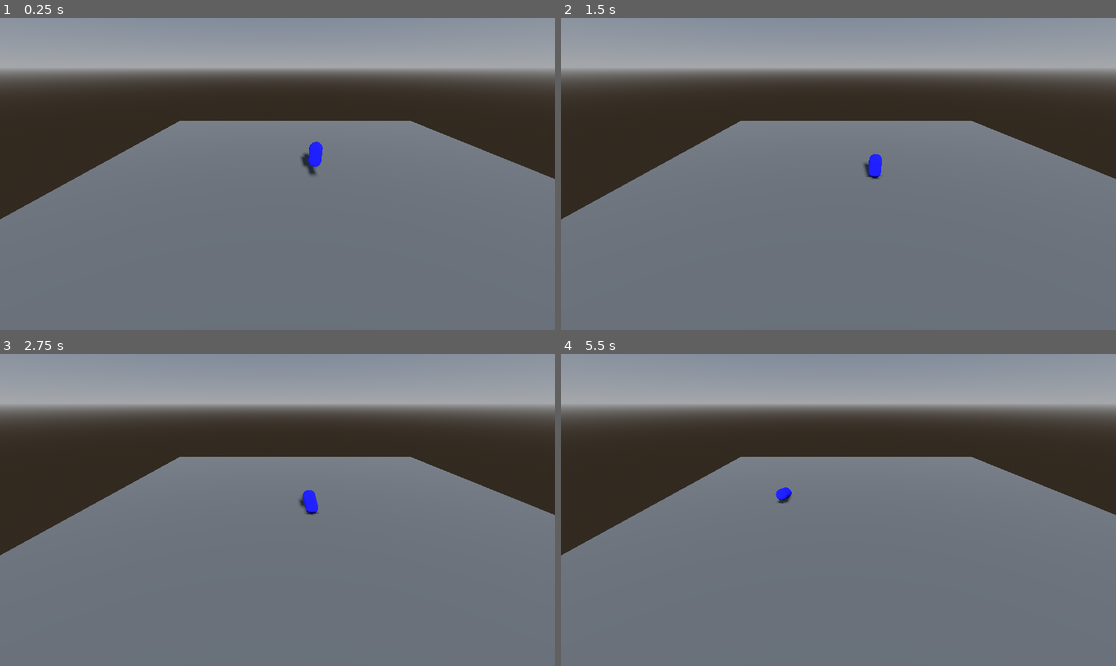
Above: before the commit, frames 1-4 (two rows, left to right).
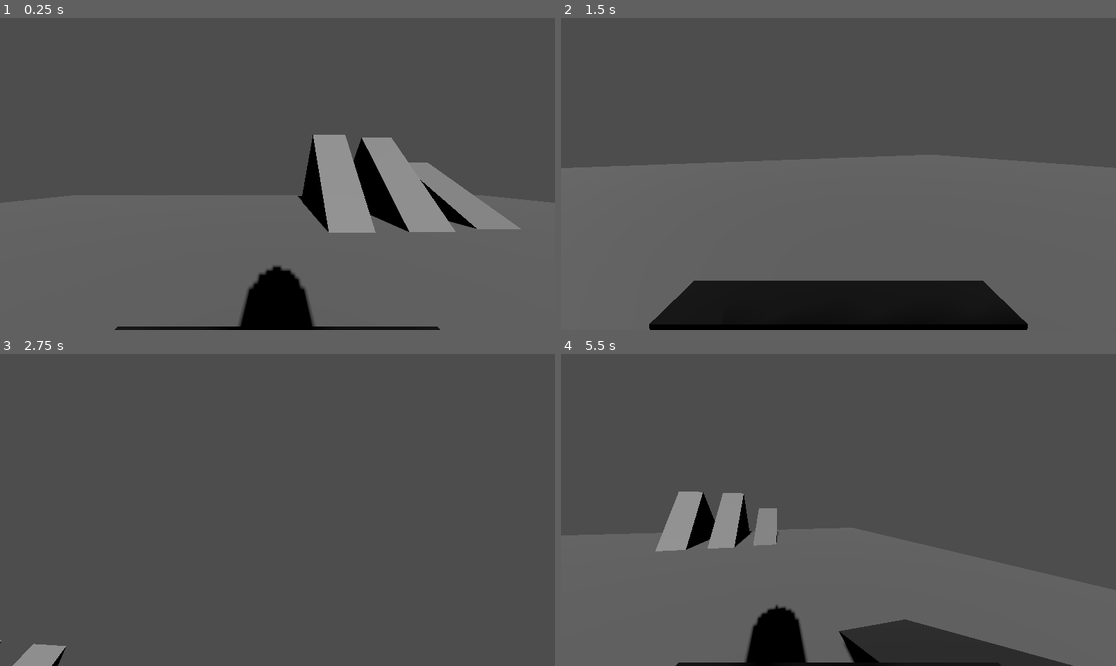
Above: after the commit, the same moments.

Repository: pmdevita/Farmhand
Game: Godot game, scene res://main.tscn
Same seed, same stepped clock (60 frames per second), same inputs: the game is played once before the commit and once after it.
Inputs (mouse positions are in pixels of both pictures, inside the frame that each line leads up to):
- Up to frame 1 (0.25 s): no input
- Up to frame 2 (1.5 s): tap Enter (ui_accept) at 0.5, 0.6 s; move the mouse to (960, 158) at 0.52 s; hold D (Right) 0.53-1.28 s; click (960, 158) at 0.67 s; tap Space (Jump, bound only after the commit) at 0.77, 1.07 s; tap Ctrl (Sneak, bound only after the commit) at 0.8, 1.35 s; move the mouse to (727, 189) at 1.27 s; hold S (Backward) from 1.28 s (still down); click (727, 189) at 1.42 s
- Up to frame 3 (2.75 s): tap Space (Jump, bound only after the commit) at 1.52, 1.82, 2.3 s; tap Shift (Sprint, bound only after the commit) at 1.55 s; move the mouse to (333, 441) at 2.02 s; release S (Backward) at 2.03 s; hold D (Right) from 2.03 s (still down); hold Shift (Sprint, bound only after the commit) from 2.03 s (still down); click (333, 441) at 2.17 s
- Up to frame 4 (5.5 s): move the mouse to (810, 572) at 2.77 s; release D (Right) at 2.78 s; release Shift (Sprint, bound only after the commit) at 2.78 s; hold W (Forward) 2.78-3.53 s; tap Space (Jump, bound only after the commit) at 2.85, 3.02, 3.32, 3.77, 4.07, 4.52, 4.82, 5.3 s; click (810, 572) at 2.92 s; tap Enter (ui_accept) at 3.05, 3.6 s; move the mouse to (1005, 556) at 3.52 s; hold A (Left) 3.53-5.03 s; click (1005, 556) at 3.67 s; tap Ctrl (Sneak, bound only after the commit) at 3.8, 4.35 s; tap Escape (ui_cancel) at 4.15 s; move the mouse to (672, 463) at 4.27 s; click (672, 463) at 4.42 s; tap Shift (Sprint, bound only after the commit) at 4.55 s; move the mouse to (866, 510) at 5.02 s; hold S (Backward) from 5.03 s (still down); hold Shift (Sprint, bound only after the commit) from 5.03 s (still down); click (866, 510) at 5.17 s

The runs differ from the first frame. In frame 1, 95% of the frame differs, in the area x 0-100%, y 0-100%; in frame 2, 94%; in frame 3, 97%; in frame 4, 96%.

Commit message:
Implement PlayerController
Base PlayerController with idle, walk, sprint, sneak, jump, and stamina recharge (shown in debug menu). All attributes customizable on the script attached to the Player parent (in PlayerScene > Player)

Diff:
--- /dev/null
+++ b/Player.gd
@@ -0,0 +1,31 @@
+extends CharacterBody3D
+
+
+const SPEED = 5.0
+const JUMP_VELOCITY = 4.5
+
+# Get the gravity from the project settings to be synced with RigidBody nodes.
+var gravity = ProjectSettings.get_setting("physics/3d/default_gravity")
+
+
+func _physics_process(delta):
+	# Add the gravity.
+	if not is_on_floor():
+		velocity.y -= gravity * delta
+
+	# Handle Jump.
+	if Input.is_action_just_pressed("ui_accept") and is_on_floor():
+		velocity.y = JUMP_VELOCITY
+
+	# Get the input direction and handle the movement/deceleration.
+	# As good practice, you should replace UI actions with custom gameplay actions.
+	var input_dir = Input.get_vector("Left", "Right", "Forward", "Backward")
+	var direction = (transform.basis * Vector3(input_dir.x, 0, input_dir.y)).normalized()
+	if direction:
+		velocity.x = direction.x * SPEED
+		velocity.z = direction.z * SPEED
+	else:
+		velocity.x = move_toward(velocity.x, 0, SPEED)
+		velocity.z = move_toward(velocity.z, 0, SPEED)
+
+	move_and_slide()
--- a/PlayerController.gd
+++ b/PlayerController.gd
@@ -1,24 +1,250 @@
-extends RigidBody3D
-
-
-# Called when the node enters the scene tree for the first time.
+extends CharacterBody3D
+# TODO: Sneak adjusts camera and player collider height
+# TODO: Stamina BAR or VISUAL/AUDIO cue? Make jump affect stamina?
+# TODO: Speed adjustments and any smoothing/bugfixes with sprint/sneak speeds
+# TODO: Adjust camera FOV/allow player to with a slider? Same w sensitivity?
+# TODO: Basic inventory system with mousewheel (pickup, equip); just shown in
+#		player's first-person POV, nothing special. Maybe bobs with camera.
+# TODO: Item use animations/abilities (attack, use, individual item scripts)
+#		- Also add physical item pickups to player? Shown in camera FOV, animated
+#		  identical to camera rotation with camera bob?
+# TODO: Player Health/Death on enemy collision/attack
+# TODO: Post Processing? Even just bare minimum?
+# OPTIONAL: Camera bob animations (if added, affects currently held item as well)
+# OPTIONAL: Footstep sounds (walk/run/sneak/land from midair? only difference is speed
+#		of sounds played)
+# OPTIONAL: Breathing sound effects (could serve as a caue to player when running out of
+#		stamina or after a jump instead/in conjunction w/ stamina bar?)
+# Anything else? Bugtesting/level playtesting. Add features as necessary
+
+# Reference to player camera object used for rotations/Mouselook
+@onready var camera:Camera3D = $PlayerCamera
+# How sensitive the first person camera is for Mouselook
+@export var mouseSensitivity = 0.5
+# How high and low the player is able to look
+@export var lookLimitUp = 1
+@export var lookLimitDown = -1
+
+# Player's sneak speed (m/s)
+@export var sneakSpeed = 7.0
+# Player's walk speed (m/s)
+@export var walkSpeed = 14.0
+# Player's sprint speed (m/s)
+@export var sprintSpeed = 28.0
+# Determines how fast the player can move between sprint/walk/sneak
+@export var changeStateSpeed = 0.01
+# Holds the current player speed.
+var currentSpeed = walkSpeed
+
+# If the player runs out of stamina, recharge to this level before sprinting again
+@export var staminaDelay = 30.0
+var ranOutOfSprint = false
+# Rate at which stamina is recovered while standing still
+@export var recoverStaminaIdle = 3.0
+# Rate at which stamina is recovered while sneaking
+@export var recoverStaminaSneaking = 2.0
+# Rate at which stamina is recovered while walking
+@export var recoverStaminaWalking = 1.5
+# Rate at which stamina is lost while sprinting
+@export var loseStaminaSprint = 4.0
+# How much stamina is lost from a jump
+# @export var loseStaminaJump = 25.0 <-- Not implemented; unnecessary?
+
+# Player's remaining stamina
+var stamina = 100.0
+# Booleans for checking sneak/sprint/walk state; can only perform one at a time,
+# sprinting midair allowed, sneaking only allowed if on ground
+var sneaking = false
+var sprinting = false
+var moving = false
+
+# Used to determine if we started the jump delay timer or not.
+var jumpTimerStarted = false
+
+# Enables/disables player sneak/sprint
+@export var canSneak = true
+@export var canSprint = true
+
+# Used to allow player to even jump at all, or when delaying jumps
+@export var canJump = true
+# Whether or not the player can mini-jump while sneaking
+@export var canSneakJump = true
+# Whether or not the player can spam-jump
+@export var canBunnyhop = false
+# How long in seconds the player must wait before jumping
+@export var jumpDelay = 1.5;
+# Reference to timer for jump-delays
+@onready var timer:Timer = $JumpTimer
+
+# How high the player jumps normally
+@export var normalJumpStrength = 20
+# How high the player jumps while sneaking
+@export var sneakJumpStrength = 10
+# Player's falling speed (m/s)
+@export var playerGravity = 75
+# Player's Y velocity (for jumping/falling)
+var playerVelocityY = 0
+
+# Runs on script initial launch
 func _ready():
-	pass # Replace with function body.
-
-
-# Called every frame. 'delta' is the elapsed time since the previous frame.
+	# Lock mouse cursor on start
+	Input.mouse_mode = Input.MOUSE_MODE_CAPTURED
+
+	# Get reference to jump delay timer
+	timer = get_node("JumpTimer")
+
+# Updates player physics movement every frame using kinematic body
+func _physics_process(delta):
+	# Player input will be stored in groundVelocity; starts at idle
+	var groundVelocity = Vector3.ZERO
+
+	# Store the player speed we will lerp to, for speed smoothing between states
+	var newSpeed
+	# Store the jump strength to use depending on sneaking or normally-moving
+	var jumpStrength
+
+	# Collect player movement input
+	groundVelocity = Input.get_vector("Left", "Right", "Forward", "Backward")
+
+	# Player has regained enough stamina and may sprint again
+	if (stamina > staminaDelay):
+		ranOutOfSprint = false
+
+	# Decide whether to begin or stop sprinting if player provides input
+	if (Input.is_action_pressed("Sprint") and canSprint and !ranOutOfSprint):
+		if (!sneaking):
+			if (stamina > 0):
+				sprinting = true
+			else:
+				ranOutOfSprint = true
+				sprinting = false
+	else:
+		sprinting = false
+
+	# Decide whether to toggle sneaking on/off if player provides input
+	if (Input.is_action_just_pressed("Sneak") and canSneak):
+		if (is_on_floor()):
+			if (sneaking):
+				sneaking = false
+				if (canJump):
+					canJump = false
+					jumpTimerStarted = true
+					timer.start(jumpDelay)
+			else:
+				sprinting = false
+				sneaking = true
+		else:
+			if (sneaking):
+				sneaking = false
+				if (canJump):
+					canJump = false
+					jumpTimerStarted = true
+					timer.start(jumpDelay)
+
+	# Adjust player speed to match the current state their character is in.
+	if (sprinting):
+		currentSpeed = lerp(currentSpeed, sprintSpeed, changeStateSpeed)
+	elif (sneaking):
+		currentSpeed = lerp(currentSpeed, sneakSpeed, changeStateSpeed)
+	else:
+		currentSpeed = lerp(currentSpeed, walkSpeed, changeStateSpeed)
+
+	# Normalize velocity in case multiple keys pressed, apply movement speed
+	groundVelocity = groundVelocity.normalized() * currentSpeed
+
+	# Update player velocity on ground based on current direction
+	velocity = groundVelocity.x * global_transform.basis.x + groundVelocity.y * global_transform.basis.z
+
+	# Decide whether to apply gravity or a jump to player
+	if is_on_floor():
+		playerVelocityY = 0
+		if Input.is_action_pressed("Jump"):
+			if (sneaking and canSneakJump):
+				jumpStrength = sneakJumpStrength
+			else:
+				jumpStrength = normalJumpStrength
+
+			# Allow the player to jump if the delay has ended.
+			if (timer.is_stopped() and jumpTimerStarted):
+				jumpTimerStarted = false
+				canJump = true
+
+			# If the player can't bunnyhop, set a timer until they can jump again
+			if (!canBunnyhop and canJump):
+				if (sneaking and !canSneakJump):
+					pass
+				else:
+					# Apply the jump force
+					playerVelocityY += jumpStrength
+					# Start the delay timer before jumping again
+					canJump = false
+					timer.start(jumpDelay)
+					jumpTimerStarted = true
+			elif (canBunnyhop and canJump):
+				if (sneaking and !canSneakJump):
+					pass
+				else:
+					# Apply the jump force
+					playerVelocityY += jumpStrength
+	else:
+		playerVelocityY -= playerGravity * delta
+
+	# Update player's Y velocity
+	velocity.y = playerVelocityY
+
+	# If the velocity is not zero, we know the player is moving.
+	if (velocity != Vector3.ZERO):
+		moving = true
+	else:
+		moving = false
+
+	# Call the function to actually move the player
+	move_and_slide()
+
+	# Lock mouse cursor if user clicks on screen
+	if Input.is_mouse_button_pressed(MOUSE_BUTTON_LEFT):
+		Input.mouse_mode = Input.MOUSE_MODE_CAPTURED
+
+	# Unlock cursor if user presses escape
+	if Input.is_action_just_pressed("ui_cancel"):
+		Input.mouse_mode = Input.MOUSE_MODE_VISIBLE
+
+# Handles camera movement/rotation input on cursor move
+func _input(event):
+	# If the mouse moved; get how much it has moved since the prev. frame
+	# x is how much it's moved left/right, y is forward/backward
+	if (event is InputEventMouseMotion):
+		# Moving the mouse left or right rotates the player AND camera on y-axis
+		rotate_y(-event.relative.x * mouseSensitivity)
+		# Moving the mouse forward or back rotates ONLY the camera up/down
+		camera.rotate_x(-event.relative.y * mouseSensitivity)
+
+		# Clamp camera's rotation when looking up/down; min and max use PI
+		camera.rotation.x = clamp(camera.rotation.x, lookLimitDown, lookLimitUp)
+
 func _process(delta):
-	pass
-
-func _physics_process(delta):
-	var velocity = Vector3()
-	if Input.is_action_pressed("Forward"):
-		velocity.z = -0.1
-	if Input.is_action_pressed("Backward"):
-		velocity.z = 0.1
-	if Input.is_action_pressed("Left"):
-		velocity.x = -0.1
-	if Input.is_action_pressed("Right"):
-		velocity.x = 0.1
-
-	add_constant_force(velocity)
+	# Lose stamina if sprinting, else recover amount based on movement state
+	# Set stamina manually to 0 or 100 if it exceeds these values
+	if (sprinting and moving):
+		if (stamina > 0):
+			stamina -= loseStaminaSprint
+		else:
+			stamina = 0
+	elif (sneaking):
+		if (stamina < 100):
+			stamina += recoverStaminaSneaking
+		else:
+			stamina = 100
+	elif (moving):
+		if (stamina < 100):
+			stamina += recoverStaminaWalking
+		else:
+			stamina = 100
+	else:
+		if (stamina < 100):
+			stamina += recoverStaminaIdle
+		else:
+			stamina = 100
+
+	# DEBUG; remove onec stamina bar/visual or audio cue implemented.
+	print("Stamina: ", stamina)
--- a/main.tscn
+++ b/main.tscn
@@ -2,63 +2,133 @@
 
 [ext_resource type="Script" path="res://PlayerController.gd" id="1_b0d84"]
 
-[sub_resource type="StandardMaterial3D" id="StandardMaterial3D_csb8k"]
-albedo_color = Color(0.380392, 0.380392, 0.380392, 1)
+[sub_resource type="CapsuleShape3D" id="CapsuleShape3D_30meu"]
 
-[sub_resource type="PlaneMesh" id="PlaneMesh_y3s8d"]
-material = SubResource("StandardMaterial3D_csb8k")
+[sub_resource type="StandardMaterial3D" id="StandardMaterial3D_itf7k"]
+albedo_color = Color(0.956863, 0.968627, 0.172549, 1)
 
-[sub_resource type="BoxShape3D" id="BoxShape3D_bahcr"]
-size = Vector3(6.13582, 1, 1)
+[sub_resource type="CapsuleMesh" id="CapsuleMesh_kfypg"]
+material = SubResource("StandardMaterial3D_itf7k")
 
-[sub_resource type="StandardMaterial3D" id="StandardMaterial3D_oq30l"]
-albedo_color = Color(0.0117647, 0, 1, 1)
+[sub_resource type="StandardMaterial3D" id="StandardMaterial3D_a072n"]
+albedo_color = Color(0, 0, 0, 1)
 
-[sub_resource type="CapsuleMesh" id="CapsuleMesh_jtg3o"]
-material = SubResource("StandardMaterial3D_oq30l")
+[sub_resource type="BoxMesh" id="BoxMesh_1adux"]
+material = SubResource("StandardMaterial3D_a072n")
+size = Vector3(0.603, 0.266, 0.421)
 
-[sub_resource type="CapsuleShape3D" id="CapsuleShape3D_rpm5q"]
+[sub_resource type="BoxShape3D" id="BoxShape3D_ih5wo"]
+size = Vector3(30, 1, 30)
 
-[sub_resource type="ProceduralSkyMaterial" id="ProceduralSkyMaterial_v87xu"]
+[sub_resource type="BoxMesh" id="BoxMesh_fv5v7"]
+size = Vector3(30, 1, 30)
 
-[sub_resource type="Sky" id="Sky_fxy1m"]
-sky_material = SubResource("ProceduralSkyMaterial_v87xu")
+[sub_resource type="BoxMesh" id="BoxMesh_0naff"]
 
-[sub_resource type="Environment" id="Environment_upkab"]
-background_mode = 2
-sky = SubResource("Sky_fxy1m")
-fog_light_color = Color(0.807843, 0.807843, 0.807843, 1)
+[sub_resource type="BoxShape3D" id="BoxShape3D_7lkg5"]
 
-[node name="Node3D" type="Node3D"]
+[node name="PlayerScene" type="Node3D"]
+transform = Transform3D(1, 0, 0, 0, 1, 0, 0, 0, 1, -0.0200903, 0, 0)
 
-[node name="StaticBody3D" type="StaticBody3D" parent="."]
-transform = Transform3D(3.82516, 0, 0, 0, 3.82516, 0, 0, 0, 3.82516, 0, 0, 0)
-
-[node name="MeshInstance3D" type="MeshInstance3D" parent="StaticBody3D"]
-mesh = SubResource("PlaneMesh_y3s8d")
-
-[node name="CollisionShape3D" type="CollisionShape3D" parent="StaticBody3D"]
-transform = Transform3D(0.344631, 0, 0, 0, 0.344631, 0, 0, 0, 2.08855, 0, -0.174062, 0)
-shape = SubResource("BoxShape3D_bahcr")
-
-[node name="RigidBody3D" type="RigidBody3D" parent="."]
-transform = Transform3D(1, 0, 0, 0, 1, 0, 0, 0, 1, 0, 0.453021, 0)
-script = ExtResource("1_b0d84")
-
-[node name="MeshInstance3D" type="MeshInstance3D" parent="RigidBody3D"]
-transform = Transform3D(0.2, 0, 0, 0, 0.2, 0, 0, 0, 0.2, 0, 0.209997, 0)
-mesh = SubResource("CapsuleMesh_jtg3o")
-
-[node name="CollisionShape3D" type="CollisionShape3D" parent="RigidBody3D"]
-transform = Transform3D(0.2, 0, 0, 0, 0.2, 0, 0, 0, 0.2, 0, 0.209997, 0)
-shape = SubResource("CapsuleShape3D_rpm5q")
-
-[node name="Camera3D" type="Camera3D" parent="."]
-transform = Transform3D(1, 0, 0, 0, 0.885491, 0.464657, 0, -0.464657, 0.885491, -0.585904, 1.57201, 2.91904)
-
-[node name="DirectionalLight3D" type="DirectionalLight3D" parent="."]
+[node name="Sun" type="DirectionalLight3D" parent="."]
 transform = Transform3D(1, 0, 0, 0, 0.916328, 0.400429, 0, -0.400429, 0.916328, -0.0044322, 2.73552, 3.08728)
 shadow_enabled = true
 
-[node name="WorldEnvironment" type="WorldEnvironment" parent="."]
-environment = SubResource("Environment_upkab")
+[node name="Player" type="CharacterBody3D" parent="."]
+transform = Transform3D(1, 0, 0, 0, 1, 0, 0, 0, 1, 0, 0.541728, 0)
+script = ExtResource("1_b0d84")
+mouseSensitivity = 0.005
+sneakSpeed = 5.0
+walkSpeed = 8.0
+sprintSpeed = 13.0
+changeStateSpeed = 0.08
+recoverStaminaIdle = 0.15
+recoverStaminaSneaking = 0.1
+recoverStaminaWalking = 0.075
+loseStaminaSprint = 0.4
+jumpDelay = 1.3
+normalJumpStrength = 11
+sneakJumpStrength = 7
+playerGravity = 50
+
+[node name="PlayerCamera" type="Camera3D" parent="Player"]
+transform = Transform3D(1, 0, 0, 0, 1, 0, 0, 0, 1, 0, 0.954615, -0.118242)
+
+[node name="JumpTimer" type="Timer" parent="Player"]
+wait_time = 2.0
+one_shot = true
+
+[node name="PlayerRotation" type="Node3D" parent="Player"]
+
+[node name="CharModelsPlaceholder" type="Node" parent="Player/PlayerRotation"]
+editor_description = "Placeholder for any player models (body, hands, or simply just items) can be dropped from the FileSystem as children of PlayerTransform."
+
+[node name="Collision" type="CollisionShape3D" parent="Player"]
+shape = SubResource("CapsuleShape3D_30meu")
+
+[node name="Capsule" type="MeshInstance3D" parent="Player"]
+mesh = SubResource("CapsuleMesh_kfypg")
+
+[node name="Eyes" type="MeshInstance3D" parent="Player"]
+transform = Transform3D(1, 0, 0, 0, 1, 0, 0, 0, 0.243195, 0, 0.533802, -0.450298)
+mesh = SubResource("BoxMesh_1adux")
+
+[node name="Eyes2" type="MeshInstance3D" parent="Player"]
+transform = Transform3D(1, 0, 0, 0, 1, 0, 0, 0, 0.243195, 0, 0.533802, -0.450298)
+mesh = SubResource("BoxMesh_1adux")
+
+[node name="3D Meshes" type="Node3D" parent="."]
+
+[node name="Ground" type="StaticBody3D" parent="3D Meshes"]
+transform = Transform3D(1.25, 0, 0, 0, 1.25, 0, 0, 0, 1.25, 0, -1, 0)
+
+[node name="CollisionShape3D" type="CollisionShape3D" parent="3D Meshes/Ground"]
+shape = SubResource("BoxShape3D_ih5wo")
+
+[node name="MeshInstance3D" type="MeshInstance3D" parent="3D Meshes/Ground"]
+mesh = SubResource("BoxMesh_fv5v7")
+
+[node name="Ramp0" type="StaticBody3D" parent="3D Meshes"]
+transform = Transform3D(1.56497, 0, 0, 0, 3.61671, -4.57462, 0, 4.57462, 3.61671, 2.49885, -0.620987, -10.4393)
+
+[node name="MeshInstance3D" type="MeshInstance3D" parent="3D Meshes/Ramp0"]
+mesh = SubResource("BoxMesh_0naff")
+
+[node name="CollisionShape3D" type="CollisionShape3D" parent="3D Meshes/Ramp0"]
+shape = SubResource("BoxShape3D_7lkg5")
+
+[node name="Ramp1" type="StaticBody3D" parent="3D Meshes"]
+transform = Transform3D(1.56497, 0, 0, 0, 4.12357, -4.12357, 0, 4.12357, 4.12357, 5.21824, -0.620987, -10.8302)
+
+[node name="MeshInstance3D" type="MeshInstance3D" parent="3D Meshes/Ramp1"]
+mesh = SubResource("BoxMesh_0naff")
+
+[node name="CollisionShape3D" type="CollisionShape3D" parent="3D Meshes/Ramp1"]
+shape = SubResource("BoxShape3D_7lkg5")
+
+[node name="Ramp2" type="StaticBody3D" parent="3D Meshes"]
+transform = Transform3D(1.56497, 0, 0, 0, 5.04293, -2.92858, 0, 2.92858, 5.04293, 7.88671, -1.72606, -10.8302)
+
+[node name="MeshInstance3D" type="MeshInstance3D" parent="3D Meshes/Ramp2"]
+mesh = SubResource("BoxMesh_0naff")
+
+[node name="CollisionShape3D" type="CollisionShape3D" parent="3D Meshes/Ramp2"]
+shape = SubResource("BoxShape3D_7lkg5")
+
+[node name="Ramp3" type="StaticBody3D" parent="3D Meshes"]
+transform = Transform3D(1.56497, 0, 0, 0, 5.50385, -1.92753, 0, 1.92753, 5.50385, 10.7339, -2.43029, 10.4568)
+
+[node name="MeshInstance3D" type="MeshInstance3D" parent="3D Meshes/Ramp3"]
+mesh = SubResource("BoxMesh_0naff")
+
+[node name="CollisionShape3D" type="CollisionShape3D" parent="3D Meshes/Ramp3"]
+shape = SubResource("BoxShape3D_7lkg5")
+
+[node name="Ramp4" type="StaticBody3D" parent="3D Meshes"]
+transform = Transform3D(-1.56497, -1.6851e-07, -4.81162e-07, 0, 5.50385, -1.92753, 1.36814e-07, -1.92753, -5.50385, 10.7339, -2.43029, 6.86253)
+
+[node name="MeshInstance3D" type="MeshInstance3D" parent="3D Meshes/Ramp4"]
+mesh = SubResource("BoxMesh_0naff")
+
+[node name="CollisionShape3D" type="CollisionShape3D" parent="3D Meshes/Ramp4"]
+shape = SubResource("BoxShape3D_7lkg5")
--- a/project.godot
+++ b/project.godot
@@ -37,3 +37,22 @@
 "events": [Object(InputEventKey,"resource_local_to_scene":false,"resource_name":"","device":0,"window_id":0,"alt_pressed":false,"shift_pressed":false,"ctrl_pressed":false,"meta_pressed":false,"pressed":false,"keycode":0,"physical_keycode":68,"unicode":0,"echo":false,"script":null)
 ]
 }
+Jump={
+"deadzone": 0.5,
+"events": [Object(InputEventKey,"resource_local_to_scene":false,"resource_name":"","device":0,"window_id":0,"alt_pressed":false,"shift_pressed":false,"ctrl_pressed":false,"meta_pressed":false,"pressed":false,"keycode":0,"physical_keycode":32,"unicode":0,"echo":false,"script":null)
+]
+}
+Sprint={
+"deadzone": 0.5,
+"events": [Object(InputEventKey,"resource_local_to_scene":false,"resource_name":"","device":0,"window_id":0,"alt_pressed":false,"shift_pressed":false,"ctrl_pressed":false,"meta_pressed":false,"pressed":false,"keycode":0,"physical_keycode":4194325,"unicode":0,"echo":false,"script":null)
+]
+}
+Sneak={
+"deadzone": 0.5,
+"events": [Object(InputEventKey,"resource_local_to_scene":false,"resource_name":"","device":0,"window_id":0,"alt_pressed":false,"shift_pressed":false,"ctrl_pressed":false,"meta_pressed":false,"pressed":false,"keycode":0,"physical_keycode":4194326,"unicode":0,"echo":false,"script":null)
+]
+}
+
+[layer_names]
+
+3d_physics/layer_1="player"
